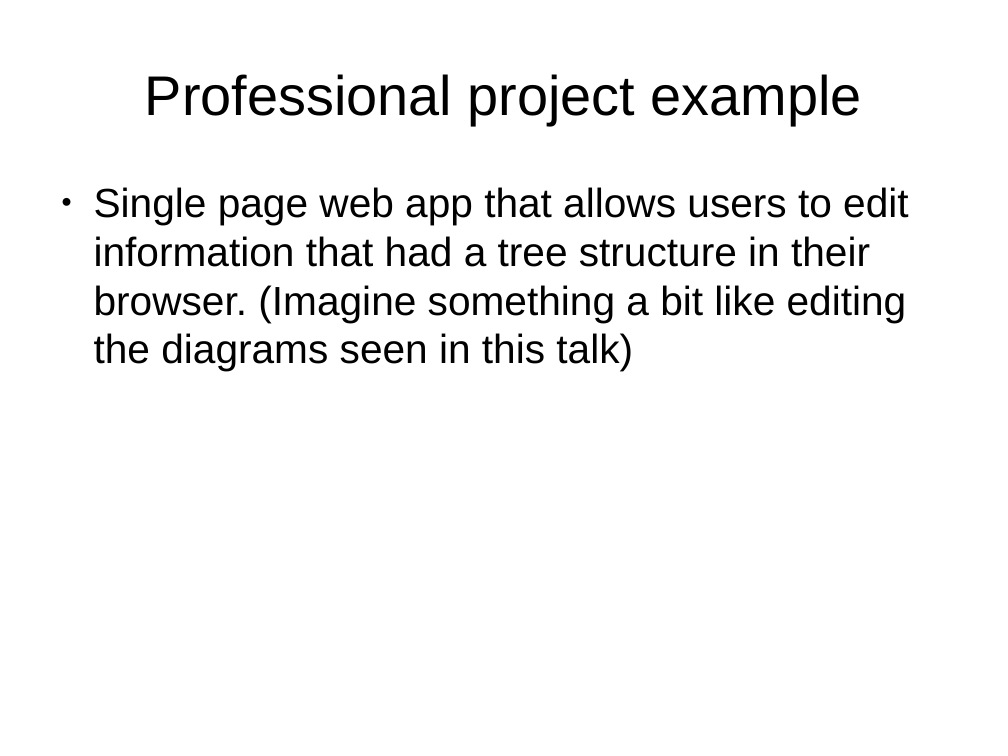
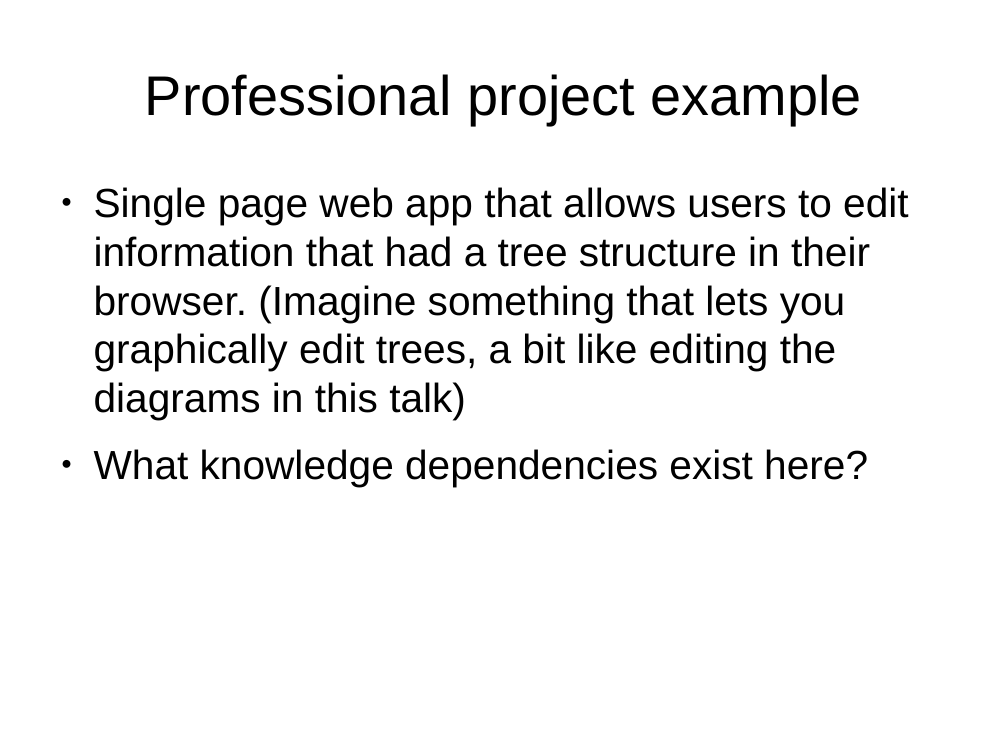
Before and after one commit to shuttle1987/CompCon2016, a slide deck: slide 10 of Slides.odp (slide 7 before the commit). Drawn at 1008x756 pixels with LibreOffice and Linux fonts; fonts in the diff are those of the drawing. Boxes give left, top, right and bottom in pixels: in the first picture for what was removed or moved away, otherwise in the second. Text is boxed around its words. In the diff, an @@ line names an element or a change of style, - is before the commit and + after.

```diff
--- a/Slides.odp
+++ b/Slides.odp
@@ text at (x1=94, y1=187, x2=908, y2=487): text changed @@
-● Single page web app that allows users to edit information that had a tree structure in their browser. (Imagine something a bit like editing the diagrams seen in this talk)
+● Single page web app that allows users to edit information that had a tree structure in their browser. (Imagine something that lets you graphically edit trees, a bit like editing the diagrams in this talk)
+● What knowledge dependencies exist here?
```
Also in this commit, not shown: 8 other slides changed, 6 slides added, 1 slide removed.
